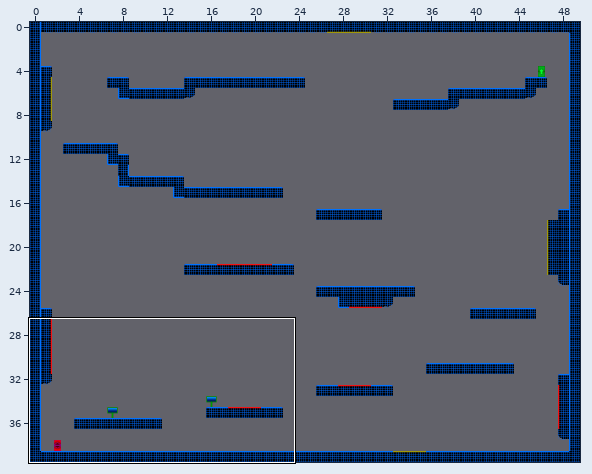
A Tiled map gets an edit: Game/data/maps/TestComplete.tmx. Above, an overview of the earlier version with the close-up marked.
Close-up. The starting point:
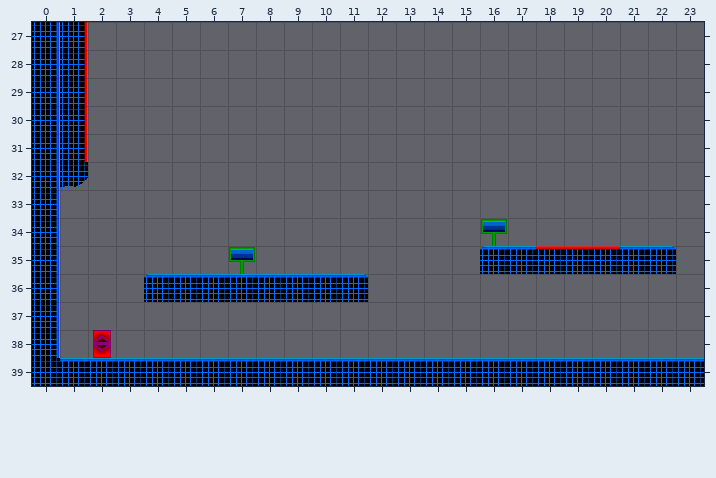
Cells are 32x32 px. Shown: x 0..23, y 27..39. The commit also changed other parts of the map, which this record leaves out. Tiles whose own drawing changed are shown in their newer look in all pictures.
And afterwards:
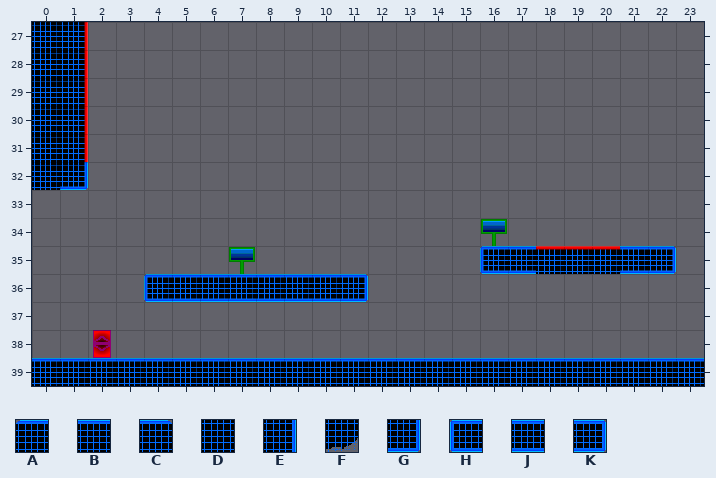
Key: from "TestTile": A 0, B 1, C 2, D 7, E 8, F 14, G 22, H 51, J 52, K 53.
_ is an empty cell, . an unchanged one.
The exact change:
--- layer "Livello tile 1"
@@ x 0..22 @@
-27 E......................
-28 E......................
-29 E......................
-30 E......................
-31 E......................
-32 EF.....................
-33 E......................
-34 E......................
-35 E...............AB...BC
-36 E...ABBBBBBC...........
-37 E......................
-38 E......................
-39 D......................
+27 D......................
+28 D......................
+29 D......................
+30 D......................
+31 D......................
+32 DG.....................
+33 _......................
+34 _......................
+35 _...............HJ...JK
+36 _...HJJJJJJK...........
+37 _......................
+38 _......................
+39 B......................
